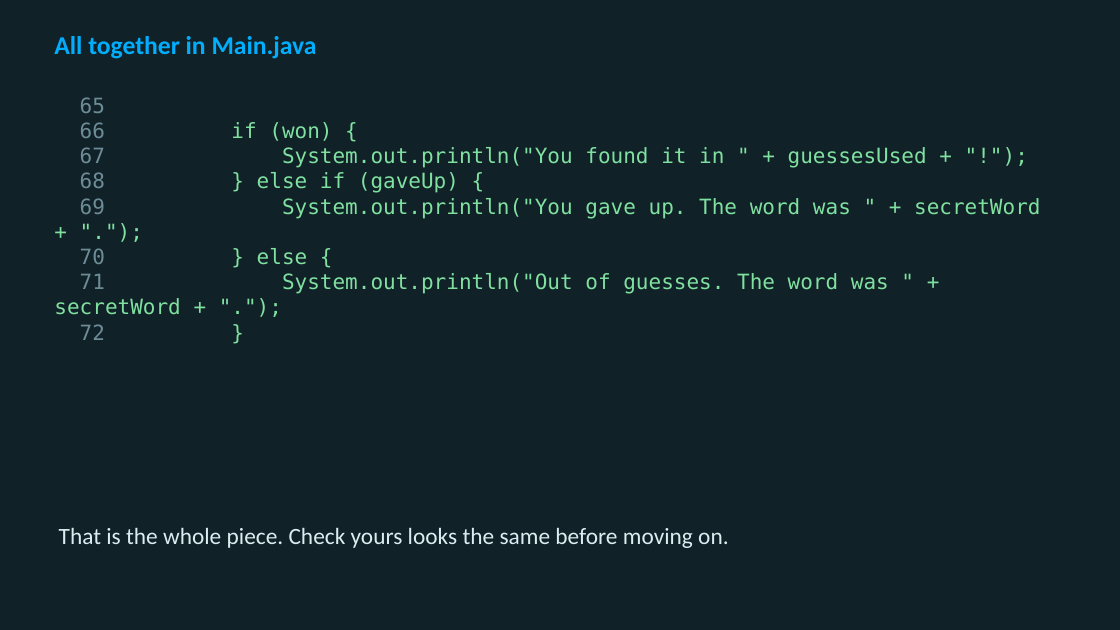
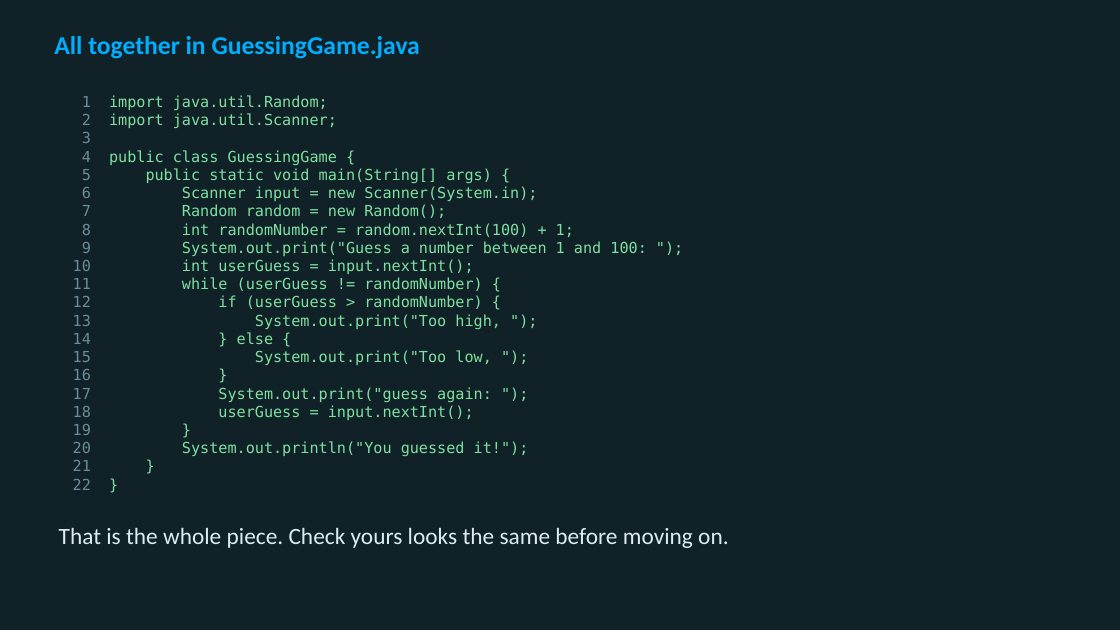
Before and after one commit to utgapps/utgapps.github.io, a slide deck: slide 46 of cs701/slides/week-05.pptx (slide 21 before the commit). Drawn at 1120x630 pixels with LibreOffice and Linux fonts; fonts in the diff are those of the drawing. Boxes give left, top, right and bottom in pixels: in the first picture for what was removed or moved away, otherwise in the second. Text is boxed around its words. In the diff, an @@ line names an element or a change of style, - is before the commit and + after.

```diff
--- a/cs701/slides/week-05.pptx
+++ b/cs701/slides/week-05.pptx
@@ text at (54,36,420,59): text changed @@
-All together in Main.java
+All together in GuessingGame.java
@@ text at (82,95,646,456): text changed; size 18 to 13 pt @@
-65
-66 if (won) {
-67 System.out.println("You found it in " + guessesUsed + "!");
-68 } else if (gaveUp) {
-69 System.out.println("You gave up. The word was " + secretWord + ".");
-70 } else {
-71 System.out.println("Out of guesses. The word was " + secretWord + ".");
-72 }
+1 import java.util.Random;
+2 import java.util.Scanner;
+3
+4 public class GuessingGame {
+5 public static void main(String[] args) {
+6 Scanner input = new Scanner(System.in);
+7 Random random = new Random();
+8 int randomNumber = random.nextInt(100) + 1;
+9 System.out.print("Guess a number between 1 and 100: ");
+10 int userGuess = input.nextInt();
+11 while (userGuess != randomNumber) {
+12 if (userGuess > randomNumber) {
+13 System.out.print("Too high, ");
+14 } else {
+15 System.out.print("Too low, ");
+16 }
+17 System.out.print("guess again: ");
+18 userGuess = input.nextInt();
+19 }
+20 System.out.println("You guessed it!");
+21 }
+22 }
```
Also in this commit, not shown: 12 other slides changed, 59 slides added, 10 slides removed, 59 other files.
